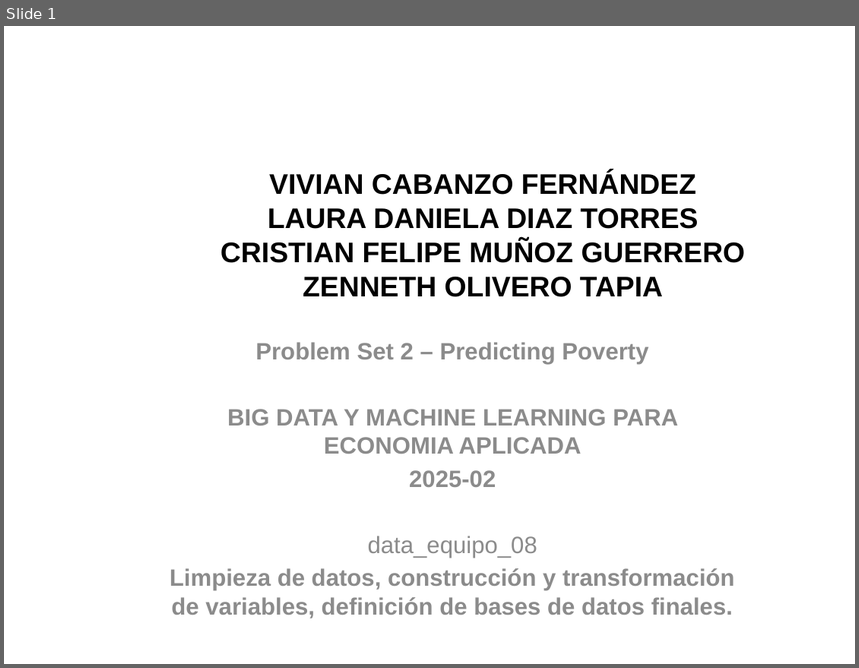
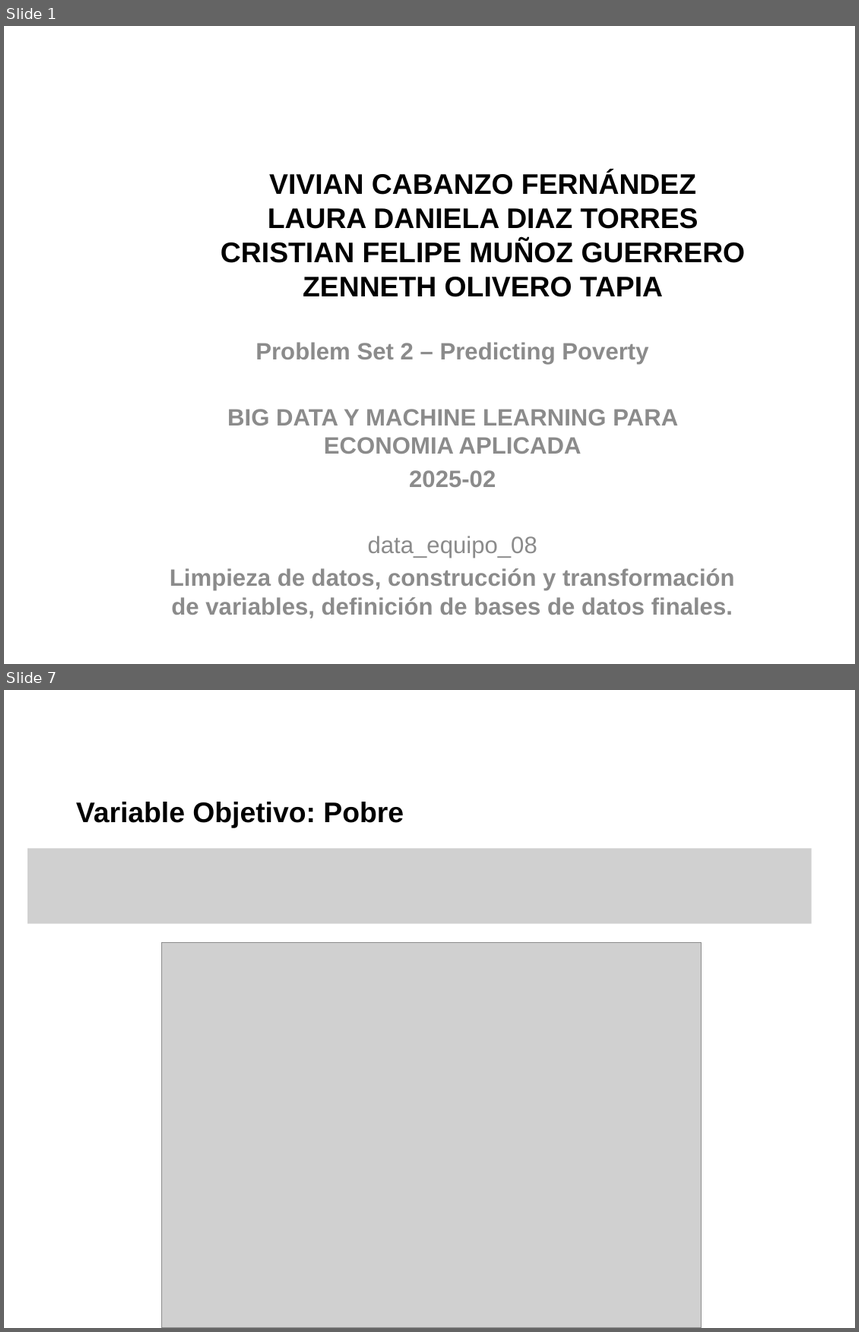
Before and after one commit to VivianCabanzo/Taller2_Predicting-Poverty, a slide deck: Presentaciones/data_equipo_08.pptx. Shown one above the other, each under a label of ours: slide 1 before the commit, slides 1 and 7 after it; the slides between them are not shown. The pictures are 859x668 and 859x1332 pixels, drawn with LibreOffice and Linux fonts; fonts in the diff are those of the drawing; grey boxes stand for pictures; background and template pictures are left out. Boxes give left, top, right and bottom in pixels: in the first picture for what was removed or moved away, otherwise in the second. Text is boxed around its words. In the diff, an @@ line names an element or a change of style, - is before the commit and + after.

```diff
--- a/Presentaciones/data_equipo_08.pptx
+++ b/Presentaciones/data_equipo_08.pptx
@@ slide 7 added at box(4, 690, 855, 1328), background picture (left out) @@
@@ title added at box(76, 802, 404, 828), 24 pt, text #000000, bold @@
+Variable Objetivo: Pobre
@@ picture added at box(28, 848, 812, 924) @@
@@ picture added at box(161, 943, 701, 1328) @@
```
Also in this commit, not shown: 5 other slides added, 1 slide removed.
